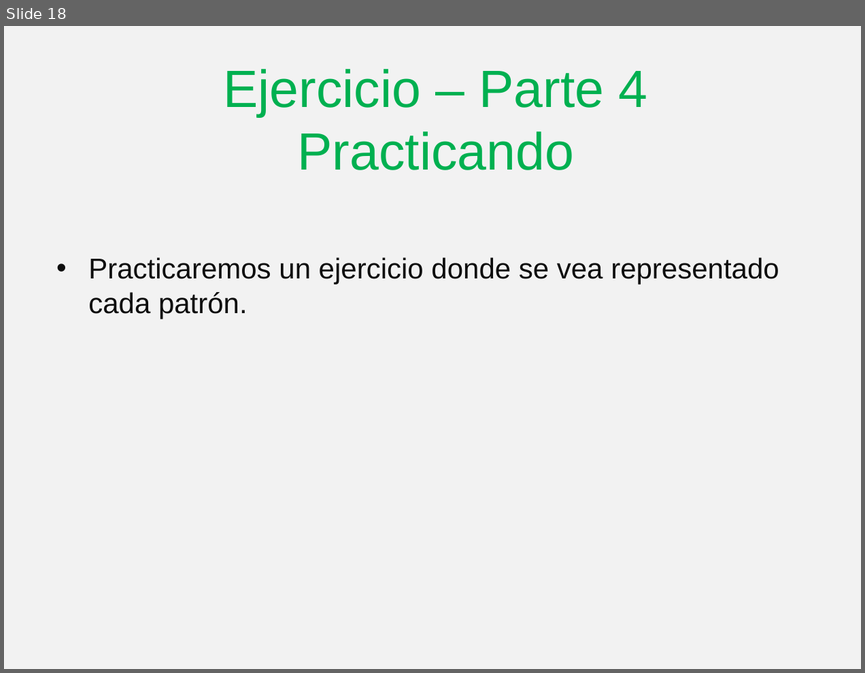
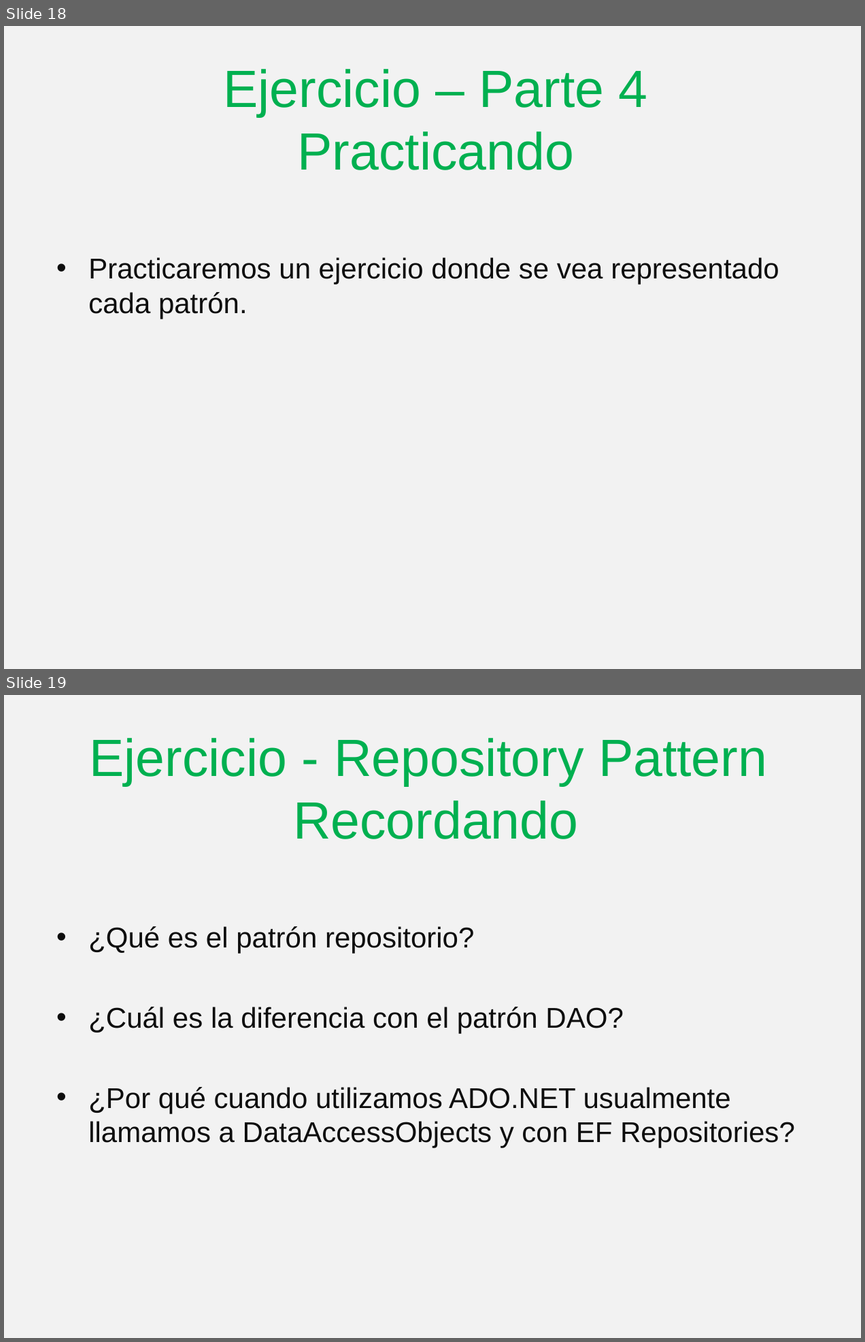
Before and after one commit to angelnunezsalazar/Design-Patterns, a slide deck: Diapositivas/Design Patterns.pptx. Shown one above the other, each under a label of ours: slide 18 before the commit, slides 18 and 19 after it. The pictures are 865x673 and 865x1342 pixels, drawn with LibreOffice and Linux fonts; fonts in the diff are those of the drawing. Boxes give left, top, right and bottom in pixels: in the first picture for what was removed or moved away, otherwise in the second. Text is boxed around its words. In the diff, an @@ line names an element or a change of style, - is before the commit and + after.

Commit message:
Solución UoW - Repository

```diff
--- a/Diapositivas/Design Patterns.pptx
+++ b/Diapositivas/Design Patterns.pptx
@@ slide 19 added at box(4, 695, 861, 1338), background #F2F2F2 @@
@@ text added at box(89, 738, 767, 839), 44 pt, text #00B050 @@
+Ejercicio - Repository Pattern
+Recordando
@@ text added at box(88, 926, 795, 1148), 24 pt, text #0D0D0D @@
+• ¿Qué es el patrón repositorio?
+• ¿Cuál es la diferencia con el patrón DAO?
+• ¿Por qué cuando utilizamos ADO.NET usualmente llamamos a DataAccessObjects y con EF Repositories?
```
Also in this commit, not shown: 2 other slides added, 16 other files.
